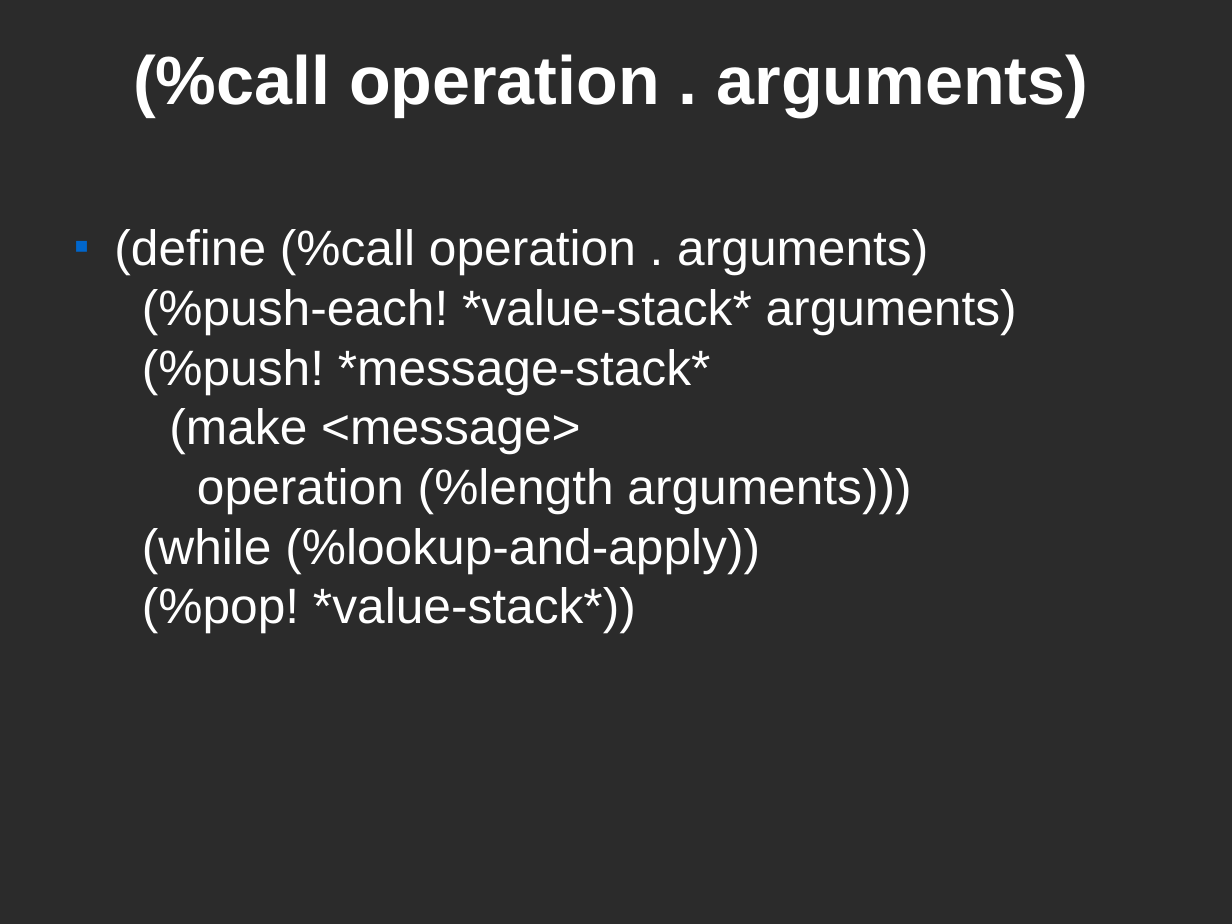
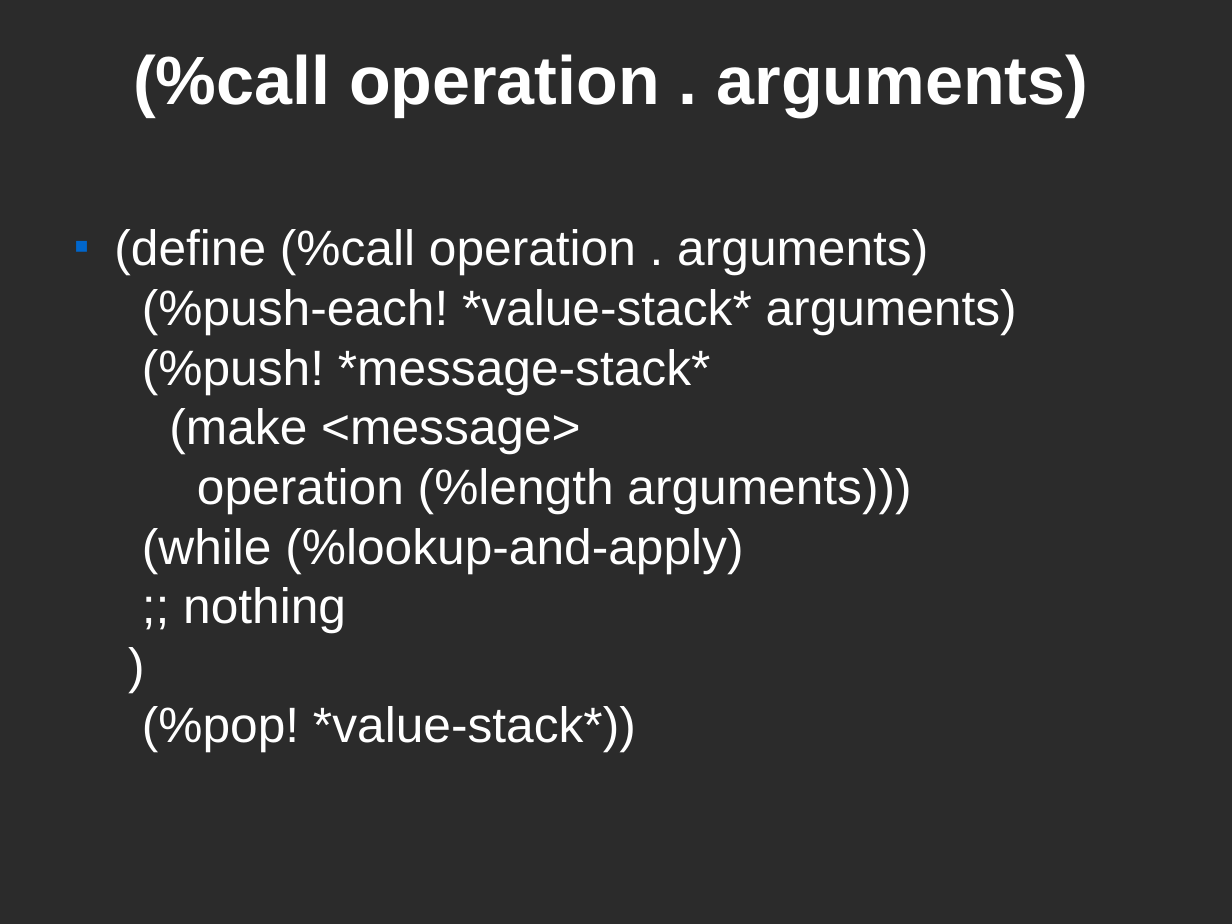
Before and after one commit to kstephens/ll, a slide deck: slide 34 of src/ll/doc/ll_system_design.odp. Drawn at 1232x924 pixels with LibreOffice and Linux fonts; fonts in the diff are those of the drawing; background and template pictures are left out; a plain dark background stands for a picture behind light text. Boxes give left, top, right and bottom in pixels: in the first picture for what was removed or moved away, otherwise in the second. Text is boxed around its words. In the diff, an @@ line names an element or a change of style, - is before the commit and + after.

```diff
--- a/src/ll/doc/ll_system_design.odp
+++ b/src/ll/doc/ll_system_design.odp
@@ text at [114, 229, 1017, 752]: text changed @@
-■ (define (%call operation . arguments)
-  (%push-each! *value-stack* arguments)
-  (%push! *message-stack*
-  (make <message>
-  operation (%length arguments)))
-  (while (%lookup-and-apply))
-  (%pop! *value-stack*))
+■ (define (%call operation . arguments)
+  (%push-each! *value-stack* arguments)
+  (%push! *message-stack*
+  (make <message>
+  operation (%length arguments)))
+  (while (%lookup-and-apply)
+  ;; nothing
+  )
+  (%pop! *value-stack*))
```
Also in this commit, not shown: 8 other slides changed, 6 other files.
